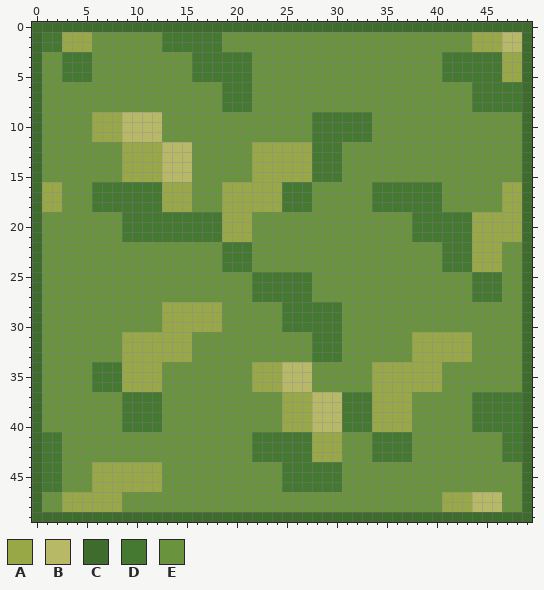
A pixel-art sprite gets an edit: data/map/grass_1.png. This is how it looked before the edit.
The file is 50x50 pixels.
Palette (. is transparent): A #99a847  B #b8b966  C #3d6c2c  D #457932  E #69933c
New version:
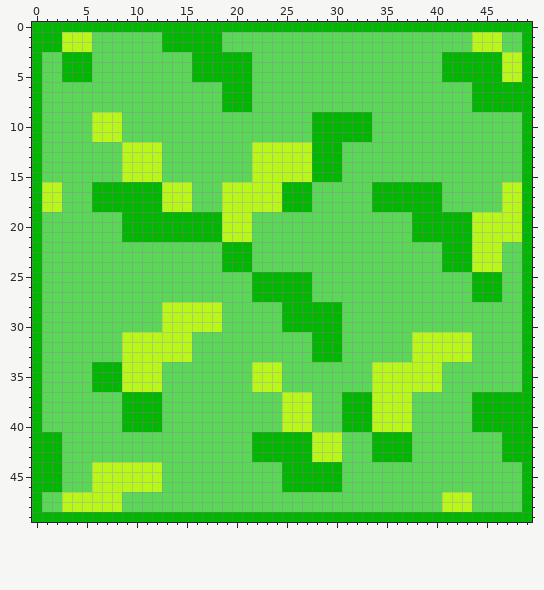
From old to new:
Colour A changes from #99a847 to #b8f818.
Colour D changes from #457932 to #00b800.
Colour E changes from #69933c to #58d854.
Colour C gives way to colour D in row 0 at x 0 to 49; in rows 1 to 48 at x 0 and 49; in row 49 at x 0 to 49.
Colour B gives way to colour E in rows 1 to 2 at x 47 to 48; in rows 9 to 11 at x 9 to 12; in rows 12 to 15 at x 13 to 15; in rows 34 to 36 at x 25 to 27; in rows 37 to 40 at x 28 to 30; in rows 47 to 48 at x 44 to 46.
Pixel boxes of the changes (left, top, right, bottom) in both pictures:
changed: (32, 22, 532, 522)
